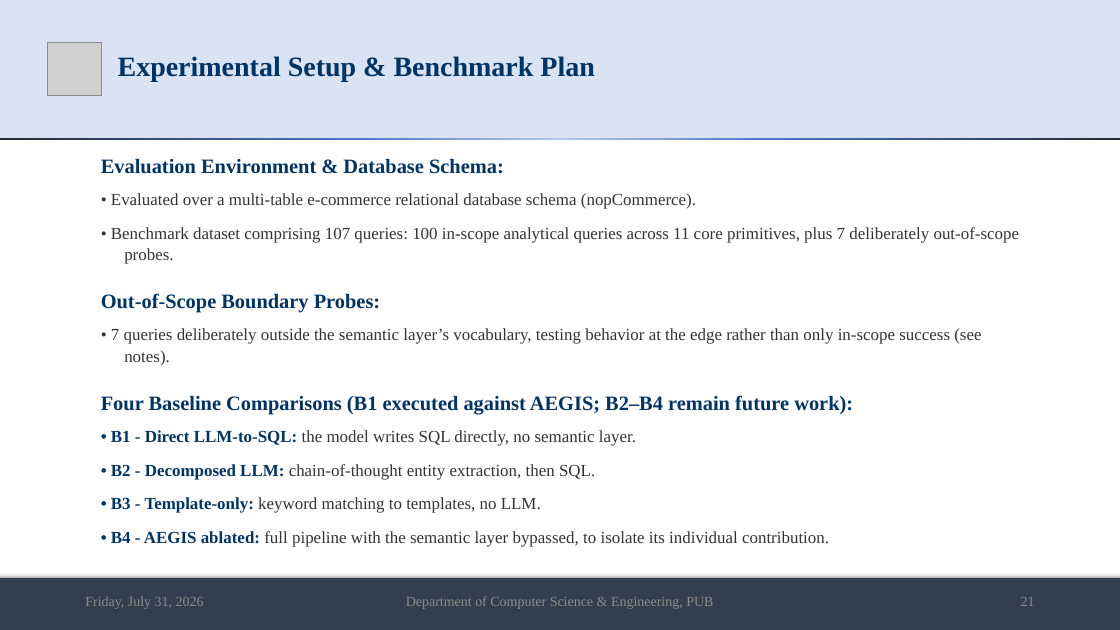
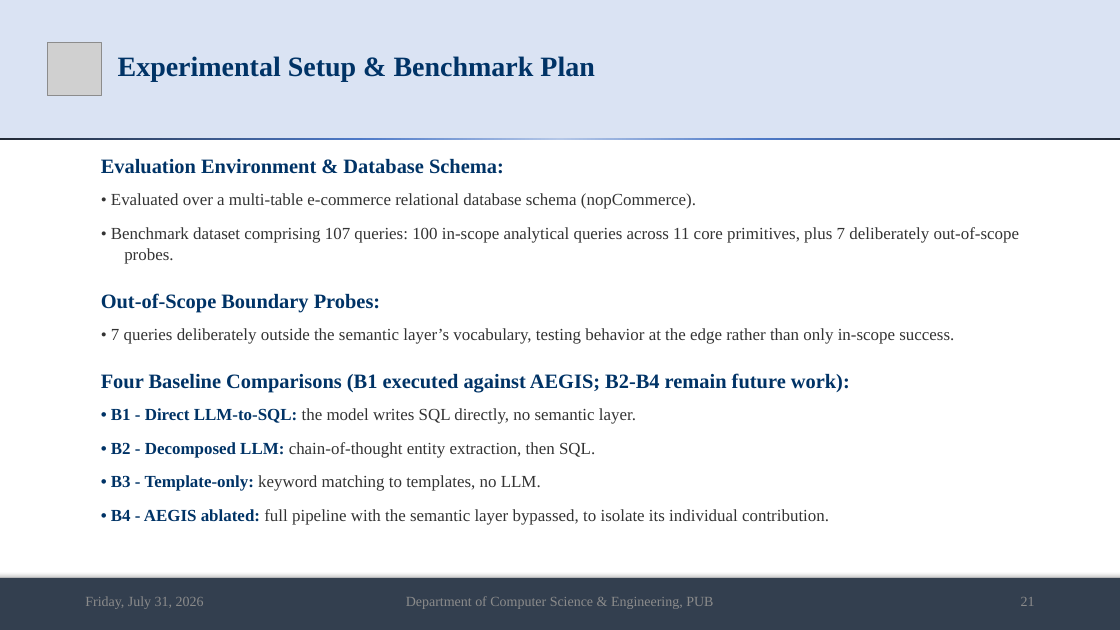
Before and after one commit to md-riaz/AEGIS-Research, a slide deck: slide 21 of docs/scripts/Md_Riaz_Mid_Defense_Final_0322310105101024.pptx. Drawn at 1120x630 pixels with LibreOffice and Linux fonts; fonts in the diff are those of the drawing; grey boxes stand for pictures. Boxes give left, top, right and bottom in pixels: in the first picture for what was removed or moved away, otherwise in the second. Text is boxed around its words. In the diff, an @@ line names an element or a change of style, - is before the commit and + after.

```diff
--- a/docs/scripts/Md_Riaz_Mid_Defense_Final_0322310105101024.pptx
+++ b/docs/scripts/Md_Riaz_Mid_Defense_Final_0322310105101024.pptx
@@ text at bbox=[101, 328, 954, 393]: text changed @@
-• 7 queries deliberately outside the semantic layer’s vocabulary, testing behavior at the edge rather than only in-scope success (see notes).
-Four Baseline Comparisons (B1 executed against AEGIS; B2–B4 remain future work):
+• 7 queries deliberately outside the semantic layer’s vocabulary, testing behavior at the edge rather than only in-scope success.
+Four Baseline Comparisons (B1 executed against AEGIS; B2-B4 remain future work):
```
Also in this commit, not shown: 3 other slides changed, 2 other files.
